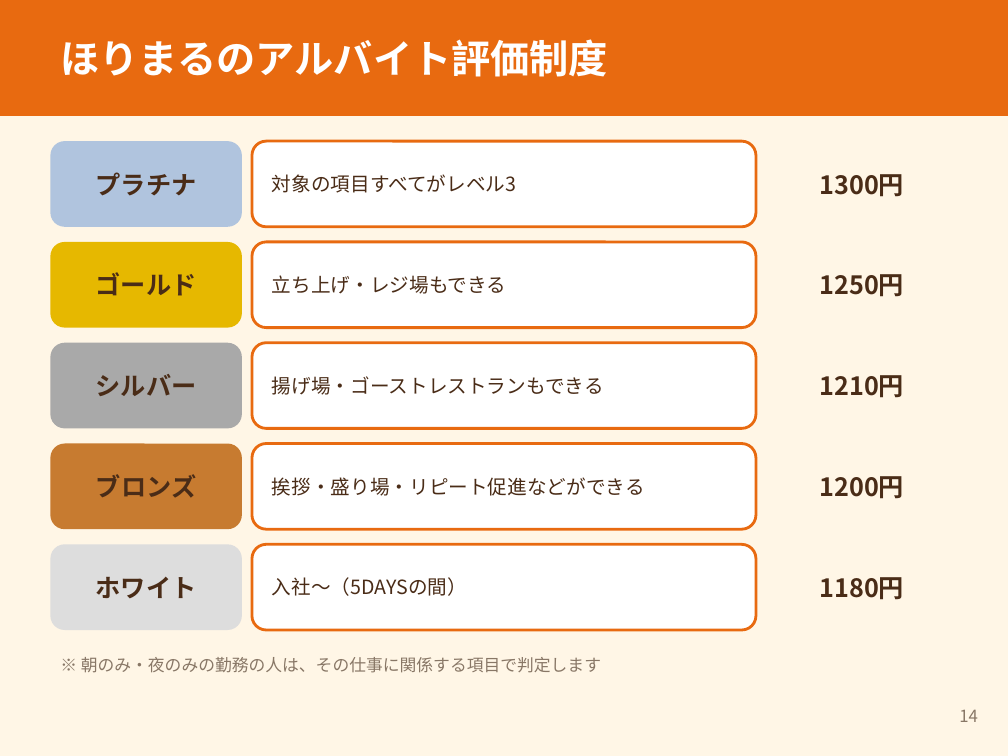
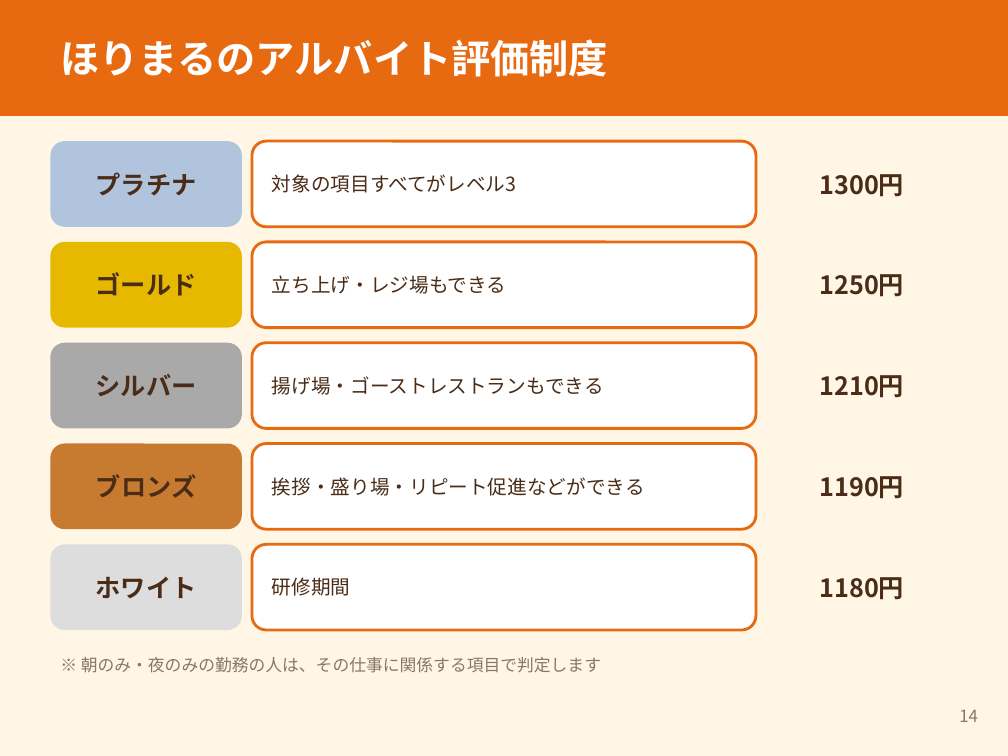
Before and after one commit to ahouprojectmaimai-beep/claude, a slide deck: slide 14 of horimaru/01_ほりまる面接紙芝居_案.pptx. Drawn at 1008x756 pixels with LibreOffice and Linux fonts; fonts in the diff are those of the drawing. Boxes give left, top, right and bottom in pixels: in the first picture for what was removed or moved away, otherwise in the second. Text is boxed around its words. In the diff, an @@ line names an element or a change of style, - is before the commit and + after.

```diff
--- a/horimaru/01_ほりまる面接紙芝居_案.pptx
+++ b/horimaru/01_ほりまる面接紙芝居_案.pptx
@@ text at (x1=819, y1=476, x2=904, y2=499): text changed @@
-1200円
+1190円
@@ text at (x1=272, y1=577, x2=350, y2=596): text changed @@
-入社〜（5DAYSの間）
+研修期間
```
Also in this commit, not shown: 1 other file.
